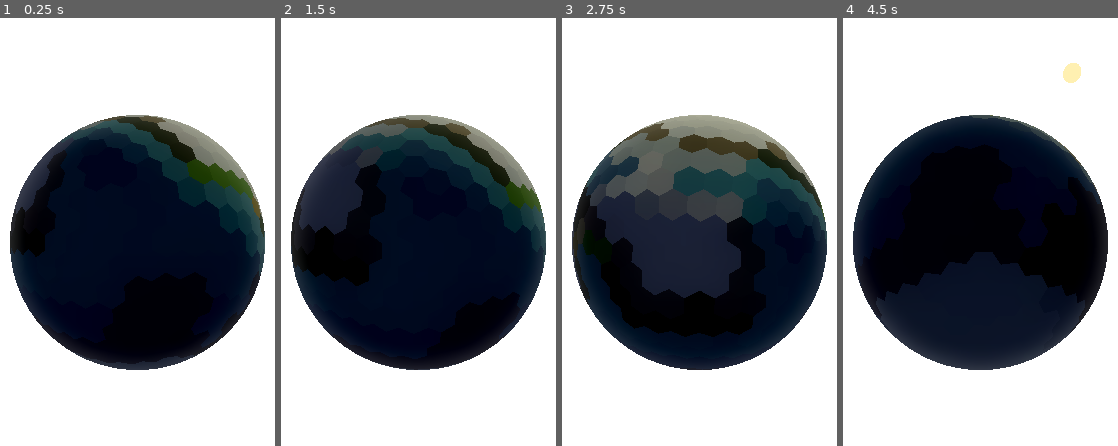
Above: before the commit, frames 1-4 (left to right).
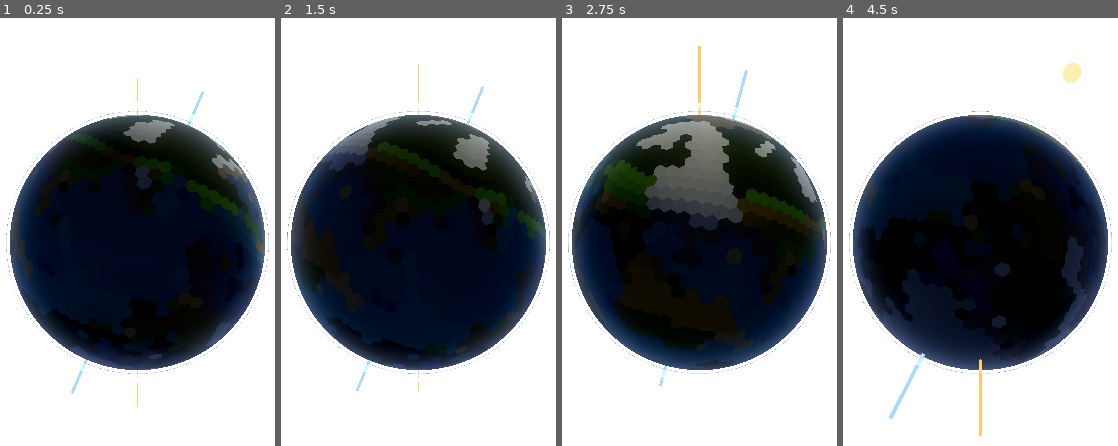
Above: after the commit, the same moments.

Repository: Halfwhit/hex-planet-gen
Game: Godot game, scene res://scenes/Main.tscn
The game is run twice, just before and just after one commit, with the same random seed, the same clock (stepped at 60 frames per second) and the same inputs.
Inputs (mouse positions are in pixels of both pictures, inside the frame that each line leads up to):
- Up to frame 1 (0.25 s): no input
- Up to frame 2 (1.5 s): tap Enter at 0.5 s; move the mouse to (outside the picture) at 0.52 s; tap E at 0.6 s; click (outside the picture) at 0.67 s; drag from (outside the picture) to (377, 330) at 1.27 s
- Up to frame 3 (2.75 s): move the mouse to (779, 142) at 2.02 s; tap E at 2.1 s; click (779, 142) at 2.17 s
- Up to frame 4 (4.5 s): drag from (939, 330) to (outside the picture) at 2.77 s; move the mouse to (outside the picture) at 3.52 s; tap E at 3.6 s; click (outside the picture) at 3.67 s; drag from (outside the picture) to (859, 129) at 4.27 s

The runs differ from the first frame. In frame 1, 15% of the frame differs, in the area x 2-98%, y 14-91%; in frame 2, 19%; in frame 3, 27%, in the area x 2-98%, y 6-86%; in frame 4, 17%.
Error before the commit: Parse Error: Unexpected identifier "_generate_planet" in class body. (res://scripts/Main.gd:104)

Commit message:
Fix parse error: restore indentation after DirectionalLight removal
Co-Authored-By: Claude Sonnet 4.6 <noreply@anthropic.com>

Diff:
--- a/scripts/Main.gd
+++ b/scripts/Main.gd
@@ -98,10 +98,8 @@
 	# rather than keeping a separate _spin_axis variable.
 	_tilt_basis = Basis.from_euler(Vector3(0.0, 0.0, deg_to_rad(-axial_tilt)))
 	_planet_mesh_instance.basis = _tilt_basis
-	# Aim the light from the +Z side, perpendicular to true north (world Y).
-	# look_at_from_position keeps the light at a fixed world position so it
-	# never drifts with the planet's rotation or tilt.
-_generate_planet()
+	_generate_planet()
+
 	_create_atmosphere()
 	_create_axis_display()
 	_orbit_camera.set_distance_limits(planet_radius * 1.1, planet_radius * 6.0)
